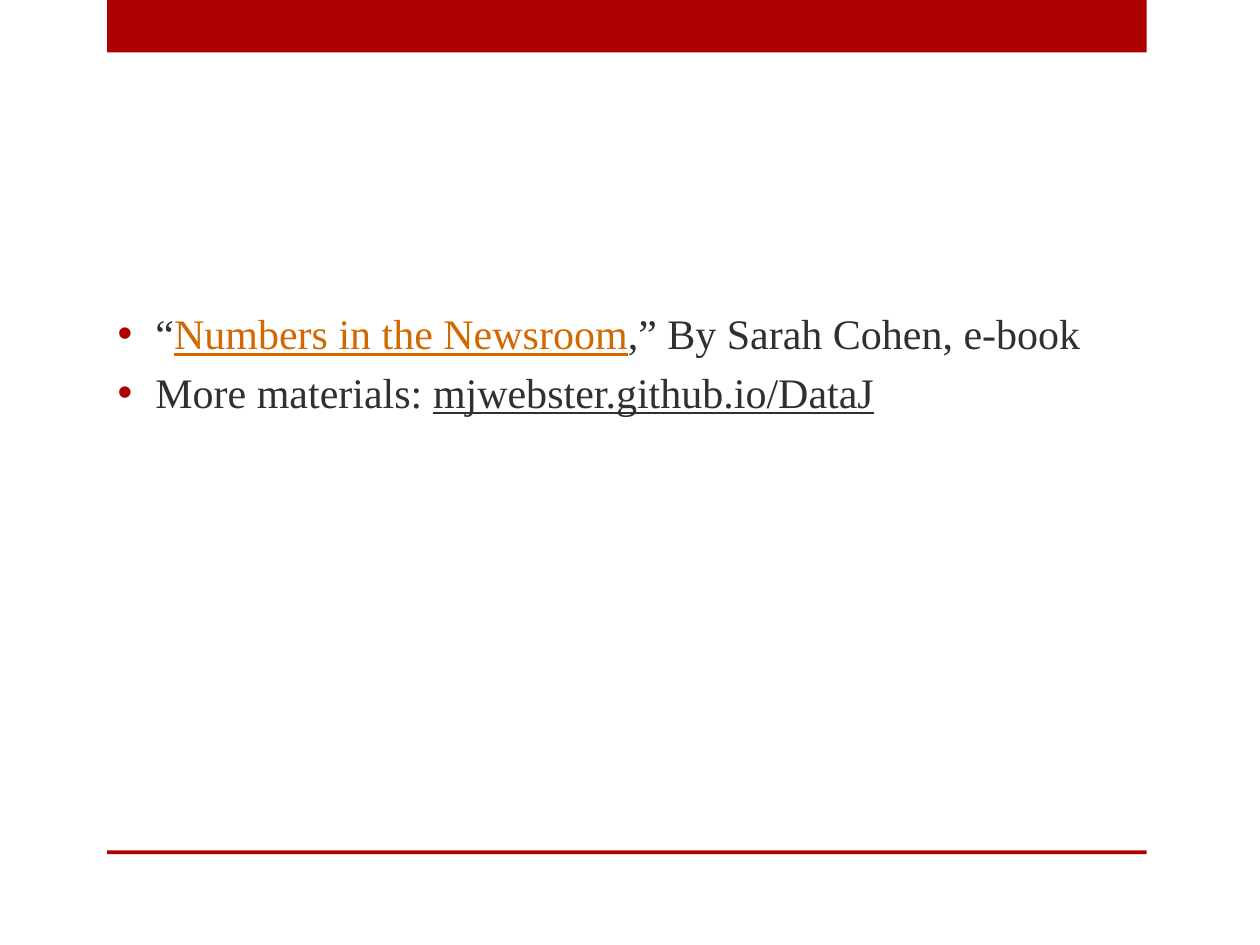
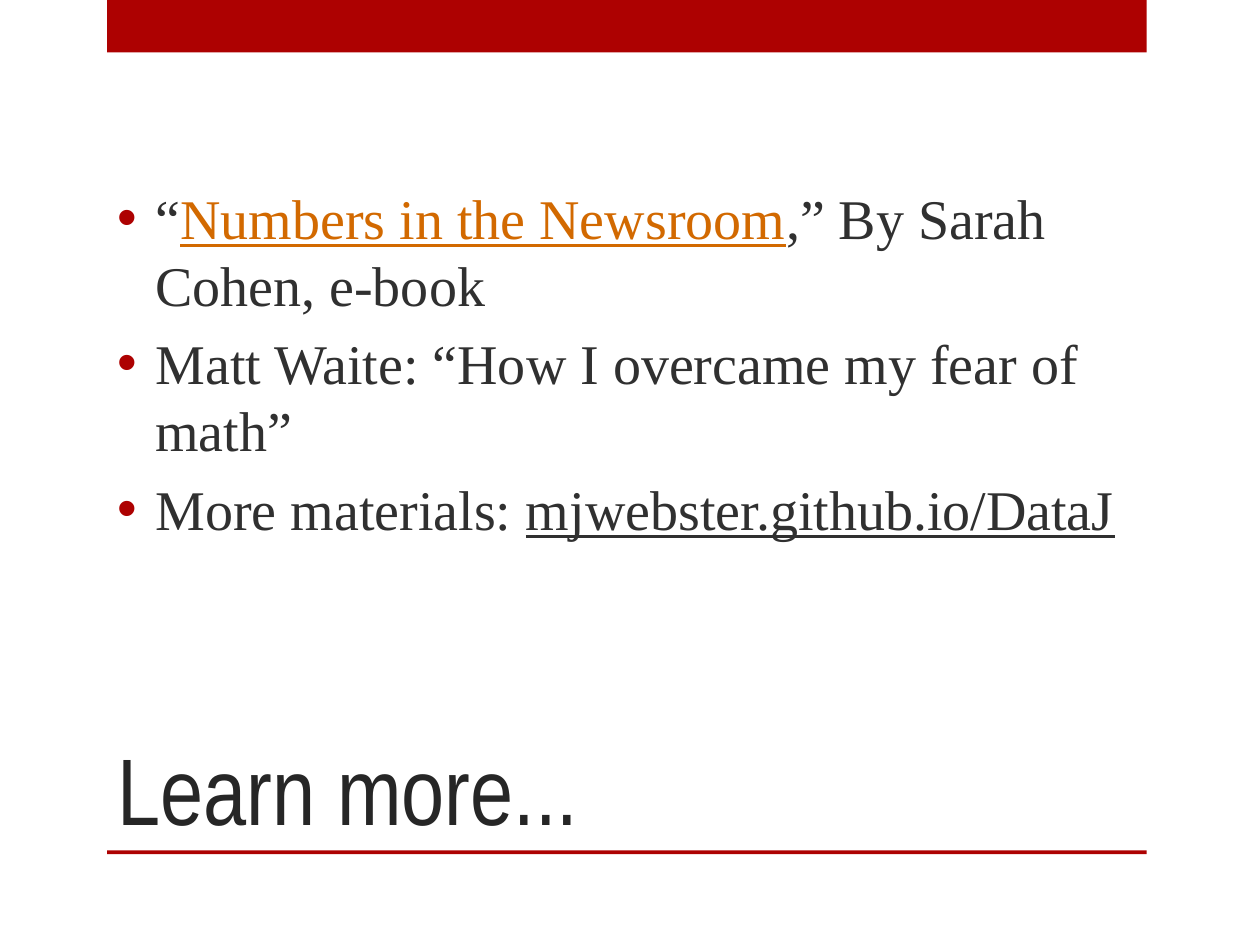
Before and after one commit to mjwebster/DataJ, a slide deck: slide 62 of Other/NumeracyStrib2015.pptx (slide 46 before the commit). Drawn at 1260x945 pixels with LibreOffice and Linux fonts; fonts in the diff are those of the drawing; background and template pictures are left out. Boxes give left, top, right and bottom in pixels: in the first picture for what was removed or moved away, otherwise in the second. Text is boxed around its words. In the diff, an @@ line names an element or a change of style, - is before the commit and + after.

```diff
--- a/Other/NumeracyStrib2015.pptx
+++ b/Other/NumeracyStrib2015.pptx
@@ text at <box>155,200,1114,540</box>: size 24 to 32 pt in "“Numbers in the Newsroom,” By Sarah Cohen, ...", "More materials: mjwebster.github.io/DataJ"; more space between paragraphs @@
@@ text at <box>155,344,1078,452</box>: paragraph added @@
+• Matt Waite: “How I overcame my fear of math”
@@ title added at <box>118,760,578,826</box>, 54 pt, text #262626 @@
+Learn more...
```
Also in this commit, not shown: 37 other slides changed, 14 slides added, 8 slides removed, 6 other files.
